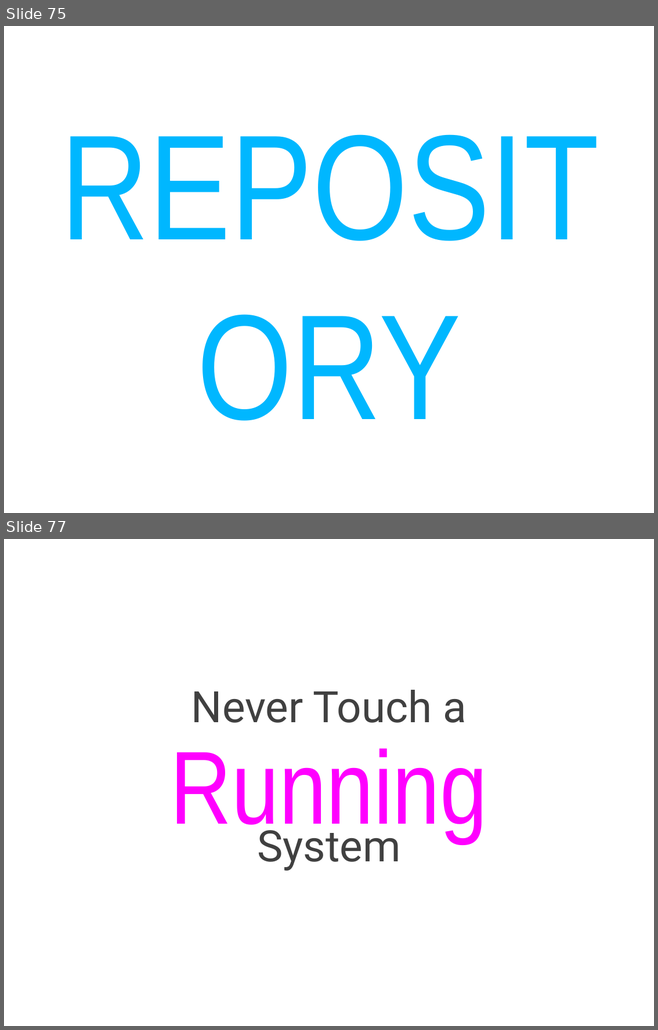
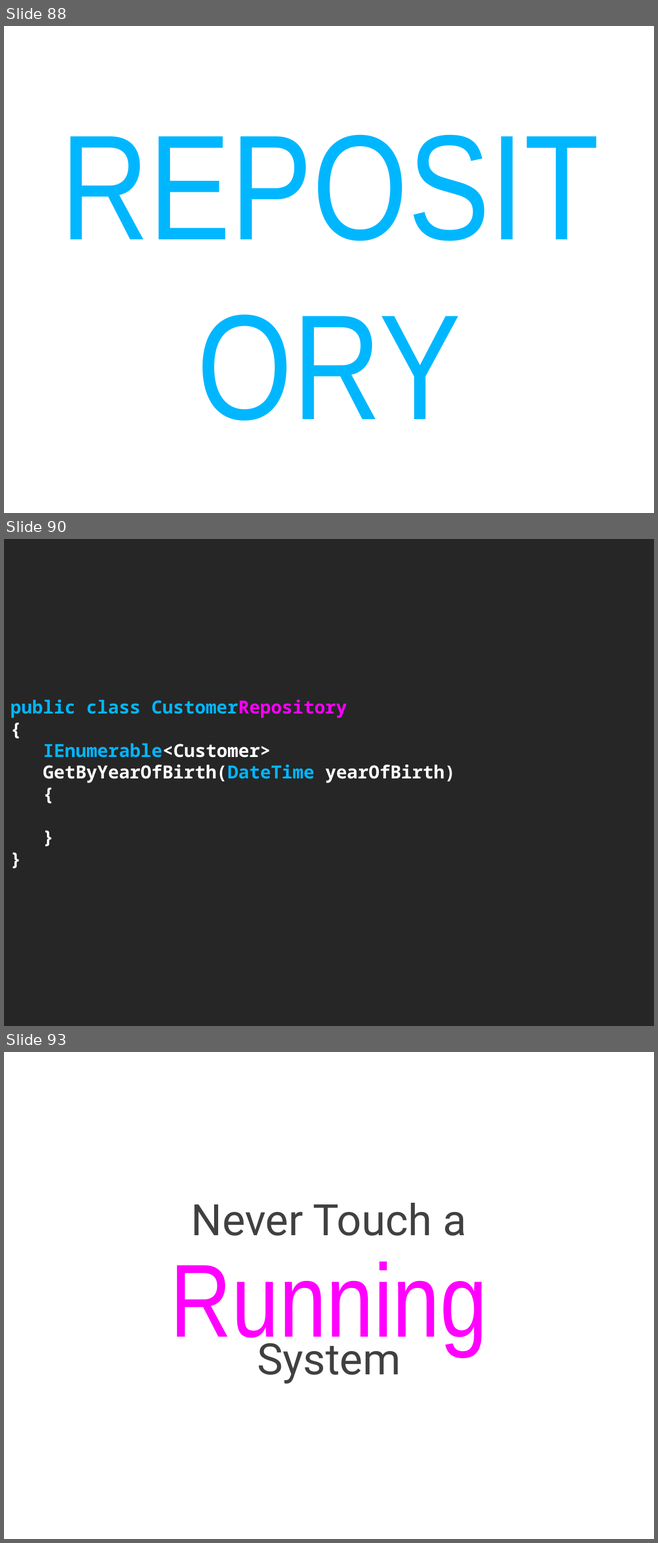
Before and after one commit to cessor/empathiccode, a slide deck: EmpathicCode.pptx. Shown one above the other, each under a label of ours: slides 75 and 77 before the commit, slides 88, 90 and 93 after it; the slides between them are not shown. The pictures are 658x1030 and 658x1543 pixels, drawn with LibreOffice and Linux fonts; fonts in the diff are those of the drawing. Boxes give left, top, right and bottom in pixels: in the first picture for what was removed or moved away, otherwise in the second. Text is boxed around its words. In the diff, an @@ line names an element or a change of style, - is before the commit and + after.

```diff
--- a/EmpathicCode.pptx
+++ b/EmpathicCode.pptx
@@ slide 90 added at <box>4,539,654,1026</box>, background #FFFFFF @@
@@ title added at <box>4,539,654,1026</box>, fill #262626, 20 pt, text #FFFFFF, bold @@
+public class CustomerRepository
+{
+IEnumerable<Customer>
+GetByYearOfBirth(DateTime yearOfBirth)
+{
+}
+}
@@ what was slide 75 is now slide 88 @@
@@ what was slide 77 is now slide 93 @@
```
Also in this commit, not shown: 9 slides changed, 16 other slides added, 1 slide removed, 1 other file.
